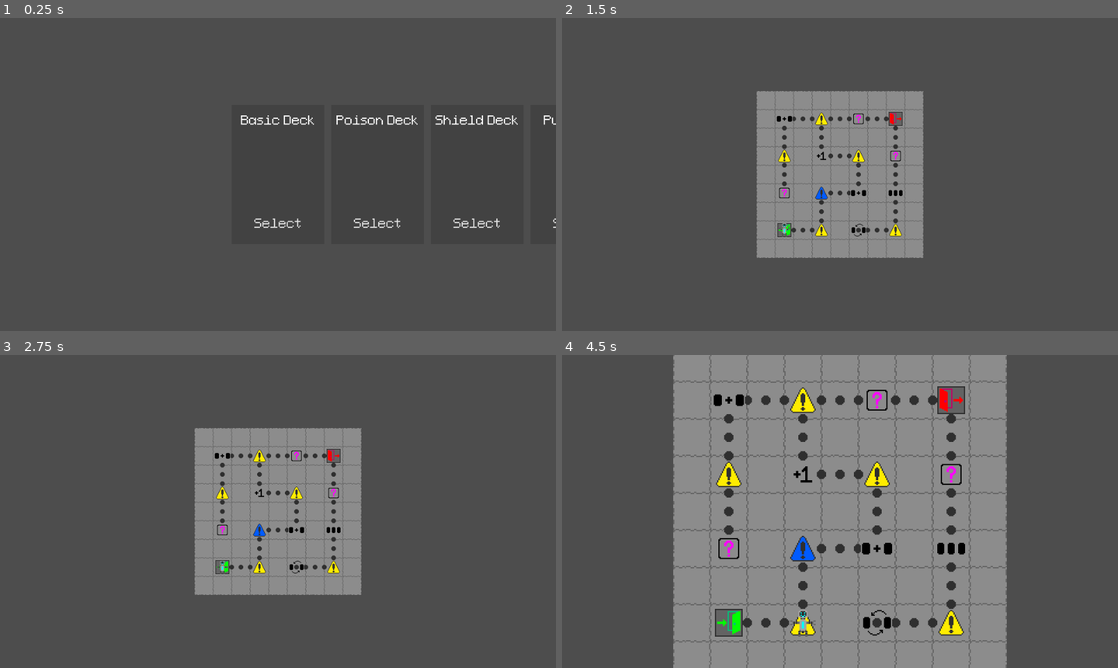
Above: before the commit, frames 1-4 (two rows, left to right).
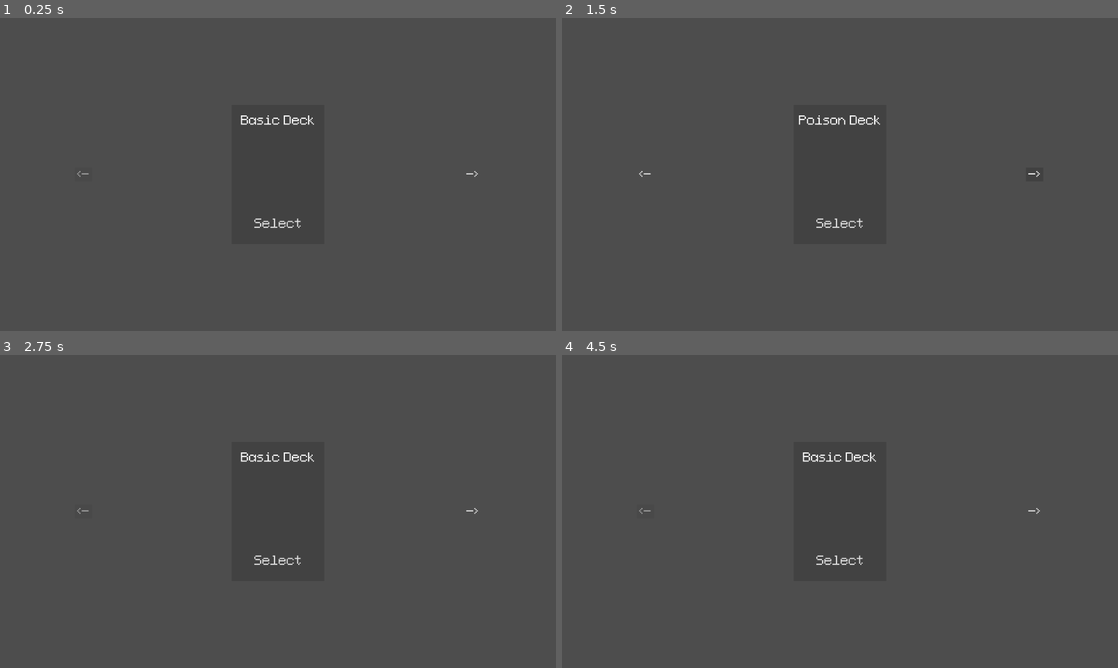
Above: after the commit, the same moments.

Repository: CattacoCattaco/strategy-deckbuilder-roguelike
Game: Godot game, scene res://deck_selection_screen/deck_selection_screen.tscn
The game is run twice, just before and just after one commit, with the same random seed, the same clock (stepped at 60 frames per second) and the same inputs.
Inputs (mouse positions are in pixels of both pictures, inside the frame that each line leads up to):
- Up to frame 1 (0.25 s): no input
- Up to frame 2 (1.5 s): click "Select" at 0.5 s; click (1034, 174) at 1.25 s, where only the run after the commit has a clickable "—>"
- Up to frame 3 (2.75 s): click (83, 511) at 2 s, where only the run after the commit has a clickable "<—"
- Up to frame 4 (4.5 s): tap Enter (do_event) at 2.75, 4.25 s; move the mouse to (962, 495) at 2.77 s; hold D (right) 2.78-3.5 s; hold Enter (do_event) 2.78-3.5 s; click (962, 495) at 2.92 s; tap Space at 3.5 s; drag from (728, 527) to (812, 574) at 3.52 s; move the mouse to (895, 442) at 4.27 s; hold D (right) from 4.28 s (still down); hold Z (zoom) from 4.28 s (still down); click (895, 442) at 4.42 s

The runs differ from the first frame. In frame 1, 0.6% of the frame differs, in the area x 13-100%, y 31-68%; in frame 2, 15%; in frame 3, 15%; in frame 4, 57%, in the area x 13-86%, y 0-100%.

Commit message:
Change Deck Selection Navigation
The deck selection screen now uses arrows to swap between looking at the different decks. This is replacing the scrolling.

Diff:
--- a/buttons/flat_button.tres
+++ b/buttons/flat_button.tres
@@ -1,6 +1,14 @@
-[gd_resource type="Theme" load_steps=6 format=3 uid="uid://cb7yvbnqqc1l"]
+[gd_resource type="Theme" load_steps=7 format=3 uid="uid://cb7yvbnqqc1l"]
 
 [ext_resource type="FontFile" uid="uid://dcmcrpk7us45q" path="res://font/Wild Jam 87 Font.ttf" id="1_4iewc"]
+
+[sub_resource type="StyleBoxFlat" id="StyleBoxFlat_4iewc"]
+content_margin_left = 4.0
+content_margin_top = 4.0
+content_margin_right = 4.0
+content_margin_bottom = 4.0
+bg_color = Color(0, 0, 0, 0.043137256)
+corner_detail = 5
 
 [sub_resource type="StyleBoxEmpty" id="StyleBoxEmpty_iiphp"]
 
@@ -29,8 +37,10 @@
 corner_detail = 5
 
 [resource]
+Button/colors/font_disabled_color = Color(0.62, 0.62, 0.62, 1)
 Button/font_sizes/font_size = 16
 Button/fonts/font = ExtResource("1_4iewc")
+Button/styles/disabled = SubResource("StyleBoxFlat_4iewc")
 Button/styles/focus = SubResource("StyleBoxEmpty_iiphp")
 Button/styles/hover = SubResource("StyleBoxFlat_a0n5t")
 Button/styles/normal = SubResource("StyleBoxFlat_m4xch")
--- a/deck_selection_screen/deck_option/deck_option.gd
+++ /dev/null
@@ -1,5 +0,0 @@
-class_name DeckOption
-extends Control
-
-@export var name_label: Label
-@export var select_button: Button
--- a/deck_selection_screen/deck_option/deck_option.tscn
+++ /dev/null
@@ -1,60 +0,0 @@
-[gd_scene load_steps=5 format=3 uid="uid://7v0mwxr7ngxf"]
-
-[ext_resource type="Script" uid="uid://u4janpye8y7y" path="res://deck_selection_screen/deck_option/deck_option.gd" id="1_5la07"]
-[ext_resource type="FontFile" uid="uid://dcmcrpk7us45q" path="res://font/Wild Jam 87 Font.ttf" id="1_g4r86"]
-[ext_resource type="Theme" uid="uid://cb7yvbnqqc1l" path="res://buttons/flat_button.tres" id="2_5la07"]
-
-[sub_resource type="LabelSettings" id="LabelSettings_6ggko"]
-font = ExtResource("1_g4r86")
-
-[node name="DeckOption" type="Control" node_paths=PackedStringArray("name_label", "select_button")]
-custom_minimum_size = Vector2(160, 240)
-layout_mode = 3
-anchors_preset = 0
-mouse_filter = 2
-script = ExtResource("1_5la07")
-name_label = NodePath("BG/NameLabel")
-select_button = NodePath("BG/SelectButton")
-
-[node name="BG" type="ColorRect" parent="."]
-layout_mode = 1
-anchors_preset = 15
-anchor_right = 1.0
-anchor_bottom = 1.0
-grow_horizontal = 2
-grow_vertical = 2
-mouse_filter = 2
-color = Color(0.26, 0.26, 0.26, 1)
-
-[node name="NameLabel" type="Label" parent="BG"]
-layout_mode = 1
-anchors_preset = -1
-anchor_right = 1.0
-offset_left = 12.0
-offset_top = 12.0
-offset_right = -12.0
-offset_bottom = 40.0
-grow_horizontal = 2
-text = "Basic Deck"
-label_settings = SubResource("LabelSettings_6ggko")
-horizontal_alignment = 1
-vertical_alignment = 1
-
-[node name="SelectButton" type="Button" parent="BG"]
-z_index = 2
-layout_mode = 1
-anchors_preset = 7
-anchor_left = 0.5
-anchor_top = 1.0
-anchor_right = 0.5
-anchor_bottom = 1.0
-offset_left = -64.0
-offset_top = -60.0
-offset_right = 64.0
-offset_bottom = -12.0
-grow_horizontal = 2
-grow_vertical = 0
-size_flags_horizontal = 3
-size_flags_vertical = 3
-theme = ExtResource("2_5la07")
-text = "Select"
--- a/deck_selection_screen/deck_selection_screen.gd
+++ b/deck_selection_screen/deck_selection_screen.gd
@@ -1,8 +1,9 @@
 class_name DeckSelectionScreen
 extends Control
 
-static var DECKS: Dictionary[String, Array] = {
-	"Basic Deck": [
+## All available starter decks
+static var DECKS: Array[StarterDeckData] = [
+	StarterDeckData.new("Basic Deck", [
 		CardData.new([Modifier.Move.new()], 1, 1),
 		CardData.new([Modifier.Move.new()], 1, 1),
 		CardData.new([Modifier.Move.new()], 1, 1),
@@ -15,8 +16,8 @@
 		CardData.new([Modifier.Attack.new()], 1, 1),
 		CardData.new([Modifier.Heal.new()], 1, 1),
 		CardData.new([Modifier.Heal.new()], 1, 1),
-	],
-	"Poison Deck": [
+	]),
+	StarterDeckData.new("Poison Deck", [
 		CardData.new([Modifier.Move.new()], 1, 1),
 		CardData.new([Modifier.Move.new()], 1, 1),
 		CardData.new([Modifier.Move.new()], 1, 1),
@@ -29,8 +30,8 @@
 		CardData.new([Modifier.Poison.new()], 1, 1),
 		CardData.new([Modifier.Poison.new()], 1, 1),
 		CardData.new([Modifier.Poison.new()], 1, 1),
-	],
-	"Shield Deck": [
+	]),
+	StarterDeckData.new("Shield Deck", [
 		CardData.new([Modifier.Move.new()], 1, 1),
 		CardData.new([Modifier.Move.new()], 1, 1),
 		CardData.new([Modifier.Move.new()], 1, 1),
@@ -43,8 +44,8 @@
 		CardData.new([Modifier.Defend.new()], 1, 1),
 		CardData.new([Modifier.Defend.new()], 1, 1),
 		CardData.new([Modifier.Defend.new()], 1, 1),
-	],
-	"Push Deck": [
+	]),
+	StarterDeckData.new("Push Deck", [
 		CardData.new([Modifier.Move.new()], 1, 1),
 		CardData.new([Modifier.Move.new()], 1, 1),
 		CardData.new([Modifier.Move.new()], 1, 1),
@@ -57,8 +58,8 @@
 		CardData.new([Modifier.Attack.new()], 1, 1),
 		CardData.new([Modifier.Push.new()], 1, 1),
 		CardData.new([Modifier.Push.new()], 1, 1),
-	],
-	"Swap Deck": [
+	]),
+	StarterDeckData.new("Swap Deck", [
 		CardData.new([Modifier.Move.new()], 1, 1),
 		CardData.new([Modifier.Move.new()], 1, 1),
 		CardData.new([Modifier.Attack.new()], 1, 1),
@@ -71,8 +72,8 @@
 		CardData.new([Modifier.Swap.new()], 1, 1),
 		CardData.new([Modifier.Swap.new()], 1, 1),
 		CardData.new([Modifier.Swap.new()], 1, 1),
-	],
-	"Chaos Deck": [
+	]),
+	StarterDeckData.new("Chaos Deck", [
 		CardData.new([Modifier.Move.new()], 1, 1),
 		CardData.new([Modifier.Move.new(), Modifier.Attack.new()], 1, 1),
 		CardData.new([Modifier.Move.new(), Modifier.Attack.new(), Modifier.Poison.new()], 1, 1),
@@ -87,61 +88,59 @@
 		CardData.new([Modifier.Heal.new()], 1, 1),
 		CardData.new([Modifier.Push.new()], 2, 3),
 		CardData.new([Modifier.Push.new()], 1, 1),
-	],
-}
+	]),
+]
 
 @export var world_map_scene: PackedScene
-@export var deck_option_scene: PackedScene
 
-@export var deck_options_container: HBoxContainer
+@export var deck_name_label: Label
+@export var select_button: Button
+@export var previous_button: Button
+@export var next_button: Button
 
-var min_deck_options_x: int
-var max_deck_options_x: int
+var current_deck_index: int = 0
 
 
 func _ready() -> void:
-	for deck_name in DECKS:
-		var contents: Array[CardData] = []
-		for card in DECKS[deck_name]:
-			contents.append(card)
-
-		_add_deck_option(contents, deck_name)
-
-	await RenderingServer.frame_post_draw
-
-	deck_options_container.position.y = (size.y - deck_options_container.size.y) / 2
-	deck_options_container.position.x = (size.x - 160) / 2
-
-	max_deck_options_x = floori(deck_options_container.position.x)
-	min_deck_options_x = floori((size.x) / 2 - deck_options_container.size.x + 80)
+	previous_button.disabled = true
+	previous_button.pressed.connect(_previous_deck)
+	next_button.pressed.connect(_next_deck)
+	_update_current_deck()
 
 
-func _gui_input(event: InputEvent) -> void:
-	if event is InputEventMouseButton:
-		if event.button_index in [MOUSE_BUTTON_WHEEL_DOWN, MOUSE_BUTTON_WHEEL_RIGHT]:
-			deck_options_container.position.x -= 4
+func _previous_deck() -> void:
+	current_deck_index -= 1
 
-			if deck_options_container.position.x < min_deck_options_x:
-				deck_options_container.position.x = min_deck_options_x
-		elif event.button_index in [MOUSE_BUTTON_WHEEL_UP, MOUSE_BUTTON_WHEEL_LEFT]:
-			deck_options_container.position.x += 4
+	if current_deck_index == 0:
+		previous_button.disabled = true
 
-			if deck_options_container.position.x > max_deck_options_x:
-				deck_options_container.position.x = max_deck_options_x
+	next_button.disabled = false
+
+	_update_current_deck()
 
 
-func _add_deck_option(deck_contents: Array[CardData], deck_name: String) -> void:
-	var deck_option: DeckOption = deck_option_scene.instantiate()
+func _next_deck() -> void:
+	current_deck_index += 1
 
-	deck_options_container.add_child(deck_option)
+	if current_deck_index == len(DECKS) - 1:
+		next_button.disabled = true
 
-	deck_option.name_label.text = deck_name
-	deck_option.select_button.pressed.connect(_choose_deck.bind(deck_contents))
+	previous_button.disabled = false
+
+	_update_current_deck()
 
 
-func _choose_deck(deck: Array[CardData]) -> void:
+func _update_current_deck() -> void:
+	var deck: StarterDeckData = DECKS[current_deck_index]
+	deck_name_label.text = deck.deck_name
+	select_button.pressed.connect(_choose_deck.bind(deck.cards))
+
+
+func _choose_deck() -> void:
+	var deck: StarterDeckData = DECKS[current_deck_index]
+
 	var world_map: WorldMap = world_map_scene.instantiate()
-	world_map.player_deck = deck
+	world_map.player_deck = deck.cards.duplicate(true)
 
 	get_tree().root.add_child(world_map)
 	queue_free()
--- a/deck_selection_screen/deck_selection_screen.tscn
+++ b/deck_selection_screen/deck_selection_screen.tscn
@@ -1,10 +1,14 @@
-[gd_scene load_steps=4 format=3 uid="uid://ctg8erda034nl"]
+[gd_scene load_steps=6 format=3 uid="uid://ctg8erda034nl"]
 
 [ext_resource type="Script" uid="uid://b257j2086s2a0" path="res://deck_selection_screen/deck_selection_screen.gd" id="1_alses"]
-[ext_resource type="PackedScene" uid="uid://7v0mwxr7ngxf" path="res://deck_selection_screen/deck_option/deck_option.tscn" id="2_alses"]
 [ext_resource type="PackedScene" uid="uid://4gq17h5jwwyb" path="res://world_map/world_map.tscn" id="2_wo7o8"]
+[ext_resource type="FontFile" uid="uid://dcmcrpk7us45q" path="res://font/Wild Jam 87 Font.ttf" id="3_8xbyr"]
+[ext_resource type="Theme" uid="uid://cb7yvbnqqc1l" path="res://buttons/flat_button.tres" id="4_cmc68"]
 
-[node name="DeckSelectionScreen" type="Control" node_paths=PackedStringArray("deck_options_container")]
+[sub_resource type="LabelSettings" id="LabelSettings_6ggko"]
+font = ExtResource("3_8xbyr")
+
+[node name="DeckSelectionScreen" type="Control" node_paths=PackedStringArray("deck_name_label", "select_button", "previous_button", "next_button")]
 layout_mode = 3
 anchors_preset = 15
 anchor_right = 1.0
@@ -13,10 +17,94 @@
 grow_vertical = 2
 script = ExtResource("1_alses")
 world_map_scene = ExtResource("2_wo7o8")
-deck_option_scene = ExtResource("2_alses")
-deck_options_container = NodePath("DeckOptionsContainer")
+deck_name_label = NodePath("DeckOption/BG/NameLabel")
+select_button = NodePath("DeckOption/BG/SelectButton")
+previous_button = NodePath("Previous")
+next_button = NodePath("Next")
 
-[node name="DeckOptionsContainer" type="HBoxContainer" parent="."]
+[node name="DeckOption" type="Control" parent="."]
+custom_minimum_size = Vector2(160, 240)
 layout_mode = 1
-mouse_filter = 0
-theme_override_constants/separation = 12
+anchors_preset = 8
+anchor_left = 0.5
+anchor_top = 0.5
+anchor_right = 0.5
+anchor_bottom = 0.5
+offset_left = -80.0
+offset_top = -120.0
+offset_right = 80.0
+offset_bottom = 120.0
+grow_horizontal = 2
+grow_vertical = 2
+mouse_filter = 2
+
+[node name="BG" type="ColorRect" parent="DeckOption"]
+layout_mode = 1
+anchors_preset = 15
+anchor_right = 1.0
+anchor_bottom = 1.0
+grow_horizontal = 2
+grow_vertical = 2
+mouse_filter = 2
+color = Color(0.26, 0.26, 0.26, 1)
+
+[node name="NameLabel" type="Label" parent="DeckOption/BG"]
+layout_mode = 1
+anchors_preset = -1
+anchor_right = 1.0
+offset_left = 12.0
+offset_top = 12.0
+offset_right = -12.0
+offset_bottom = 40.0
+grow_horizontal = 2
+text = "Basic Deck"
+label_settings = SubResource("LabelSettings_6ggko")
+horizontal_alignment = 1
+vertical_alignment = 1
+
+[node name="SelectButton" type="Button" parent="DeckOption/BG"]
+z_index = 2
+layout_mode = 1
+anchors_preset = 7
+anchor_left = 0.5
+anchor_top = 1.0
+anchor_right = 0.5
+anchor_bottom = 1.0
+offset_left = -64.0
+offset_top = -60.0
+offset_right = 64.0
+offset_bottom = -12.0
+grow_horizontal = 2
+grow_vertical = 0
+size_flags_horizontal = 3
+size_flags_vertical = 3
+theme = ExtResource("4_cmc68")
+text = "Select"
+
+[node name="Previous" type="Button" parent="."]
+layout_mode = 1
+anchors_preset = -1
+anchor_left = 0.15
+anchor_top = 0.5
+anchor_right = 0.15
+anchor_bottom = 0.5
+offset_top = -4.0
+offset_bottom = 4.0
+grow_horizontal = 2
+grow_vertical = 2
+theme = ExtResource("4_cmc68")
+text = "<—"
+
+[node name="Next" type="Button" parent="."]
+layout_mode = 1
+anchors_preset = -1
+anchor_left = 0.85
+anchor_top = 0.5
+anchor_right = 0.85
+anchor_bottom = 0.5
+offset_top = -4.0
+offset_bottom = 4.0
+grow_horizontal = 2
+grow_vertical = 2
+theme = ExtResource("4_cmc68")
+text = "—>"
--- /dev/null
+++ b/deck_selection_screen/starter_deck_data/starter_deck_data.gd
@@ -0,0 +1,10 @@
+class_name StarterDeckData
+extends RefCounted
+
+var deck_name: String
+var cards: Array[CardData]
+
+
+func _init(p_deck_name: String = "", p_cards: Array[CardData] = []) -> void:
+	deck_name = p_deck_name
+	cards = p_cards
Not shown, removed: deck_selection_screen/deck_option/deck_option.gd.uid
Not shown, added: deck_selection_screen/starter_deck_data/starter_deck_data.gd.uid
